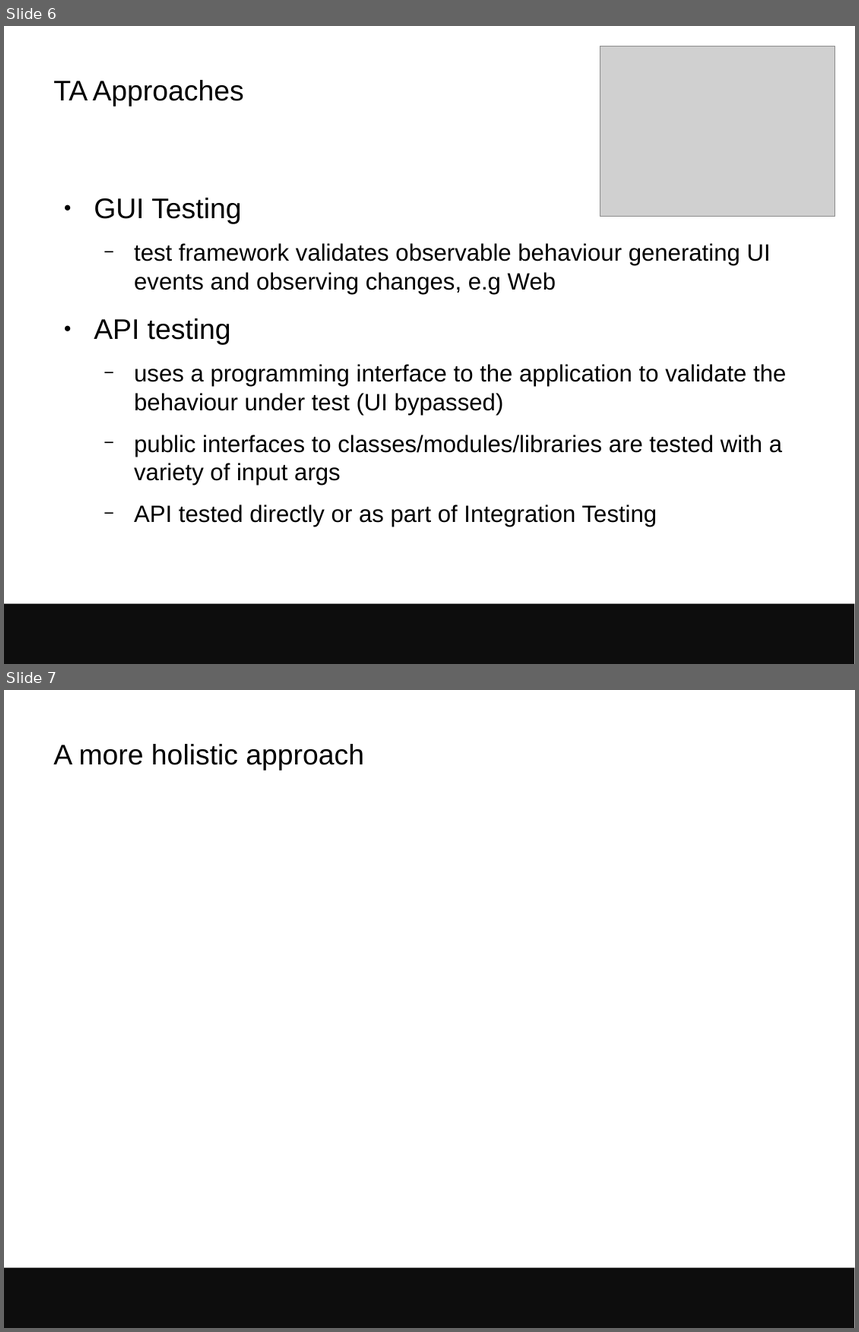
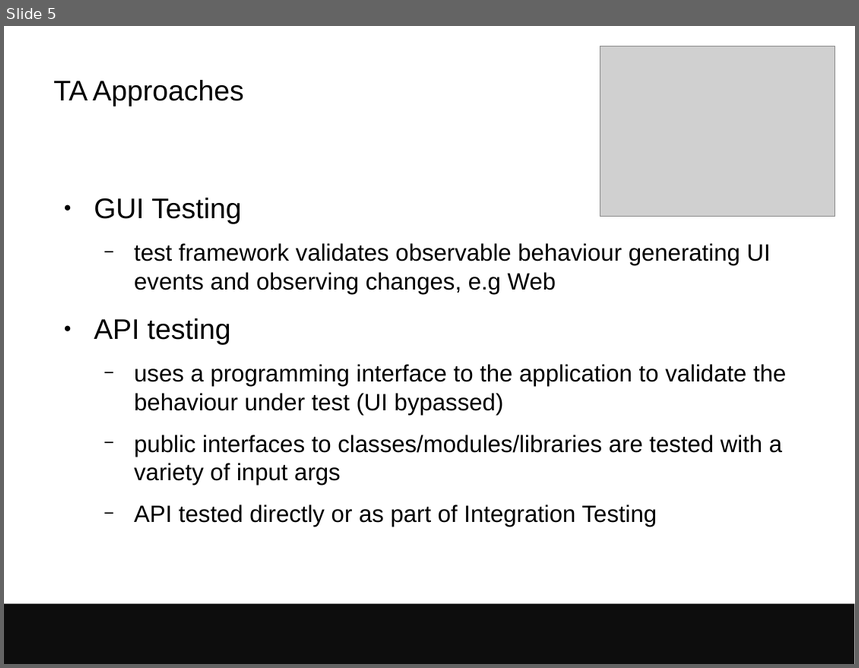
Before and after one commit to avullo/presentations, a slide deck: 2017/data-review-12-17/talk.odp. Shown one above the other, each under a label of ours: slides 6 and 7 before the commit, slide 5 after it. The pictures are 859x1332 and 859x668 pixels, drawn with LibreOffice and Linux fonts; fonts in the diff are those of the drawing; grey boxes stand for pictures; background and template pictures are left out. Boxes give left, top, right and bottom in pixels: in the first picture for what was removed or moved away, otherwise in the second. Text is boxed around its words. In the diff, an @@ line names an element or a change of style, - is before the commit and + after.

```diff
--- a/2017/data-review-12-17/talk.odp
+++ b/2017/data-review-12-17/talk.odp
@@ slide 7 removed at (4, 690, 855, 1328), background #FFFFFF; not listed: 1 template element that a slide beside it also shows @@
@@ title removed at (53, 744, 364, 771) @@
-A more holistic approach
@@ what was slide 6 is now slide 5 @@
```
Also in this commit, not shown: 1 slide changed, 16 slides added, 9 other files.
